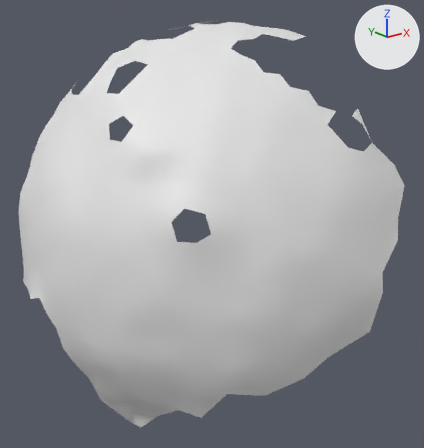
Two versions of the OBJ model res/final/onecam_fullvolume/12/cleanedup/FullVolium.000375.obj, one commit apart.
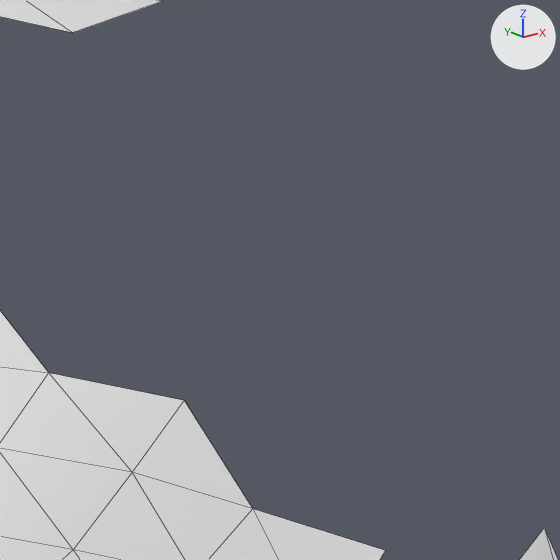
There are two pictures of each version: one whole from a 50 mm lens placed at (372.9, -24.6, 523.0), pointed at (493.4, 126.0, 462.8), one close up on the part from 67% to 85% of the width and 8% to 25% of the height. Arrows for +X, +Y and +Z are at upper right; the lights stay in place. The close-ups show mesh edges as thin lines. Where no turn or scale is listed for an object, it has been applied to the vertices.

In view in the first close-up: 'FullVolium.000375'.
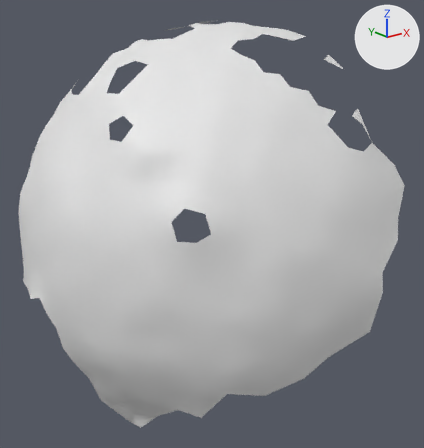
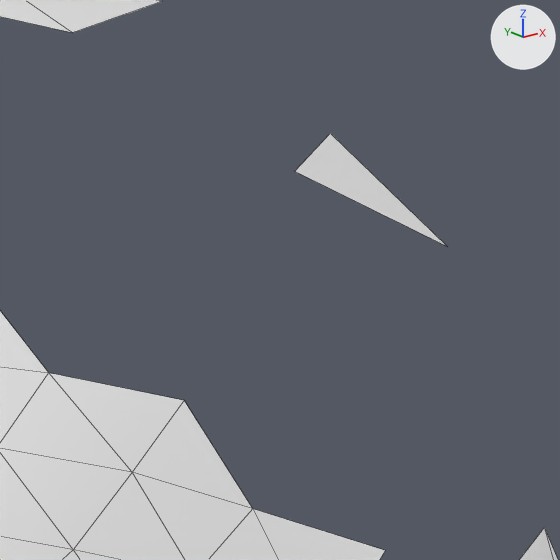
What differs and where, as boxes [x1, y1, x2, y2] in the close-ups (560 x 560 px):
```json
{"part": 1, "of": "me_fullvolium_000375", "change": "added", "after": [295, 133, 446, 246]}
```

The change, as JSON lines over the scene's bpy script:
```json
{"block": "me_fullvolium_000375", "where": "me_fullvolium_000375.from_pydata(...)  # 592 vertices, 1079 faces; spans x 436.6..531.3, y 68.7..196.7, z 391.5..529.9"}
{"block": "me_fullvolium_000375", "where": "# used by ob_fullvolium_000375; location = (0.0, 0.0, 0.0)"}
{"block": "me_fullvolium_000375", "where": "# verts and faces of me_fullvolium_000375; kept vertices keep their numbers, new ones are numbered from 592"}
{"block": "me_fullvolium_000375", "change": "me_fullvolium_000375 part 1"}
{"op": "add", "block": "me_fullvolium_000375", "code": "verts[592] = (522.3, 105.2, 517.1)  # pixel (294, 171)"}
{"op": "add", "block": "me_fullvolium_000375", "code": "verts[593] = (528.5, 108.6, 518.5)  # pixel (330, 133)"}
{"op": "add", "block": "me_fullvolium_000375", "code": "verts[594] = (528.6, 101.6, 513.9)  # pixel (447, 246)"}
{"op": "add", "block": "me_fullvolium_000375", "code": "faces += [(592, 594, 593)]"}
```
